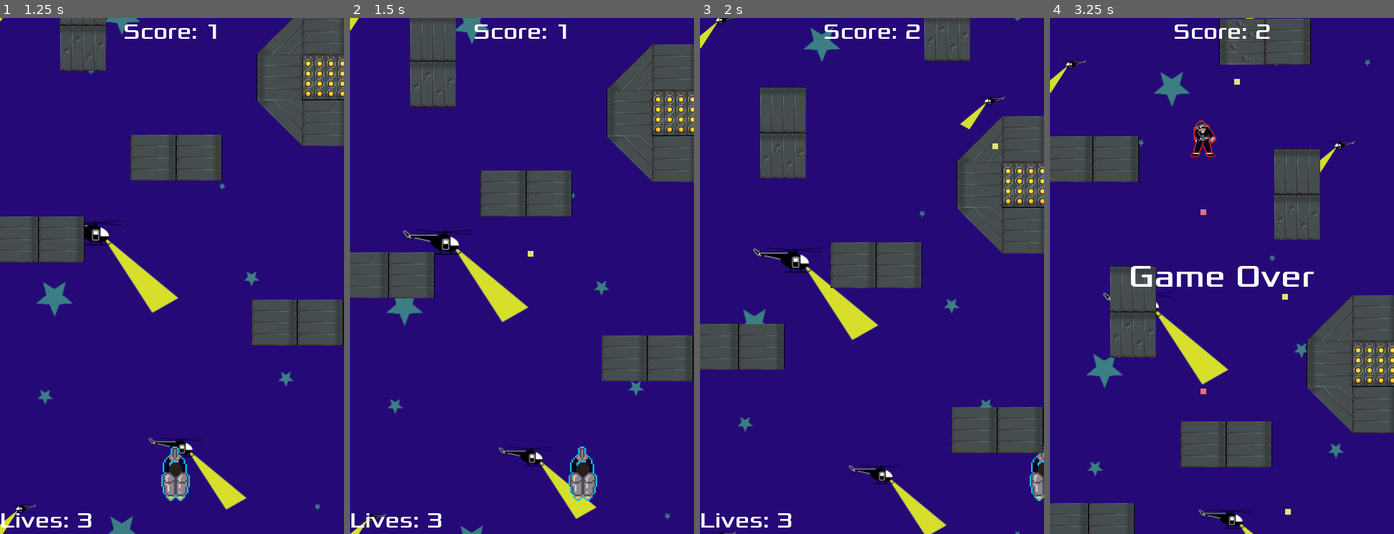
Above: before the commit, frames 1-4 (left to right).
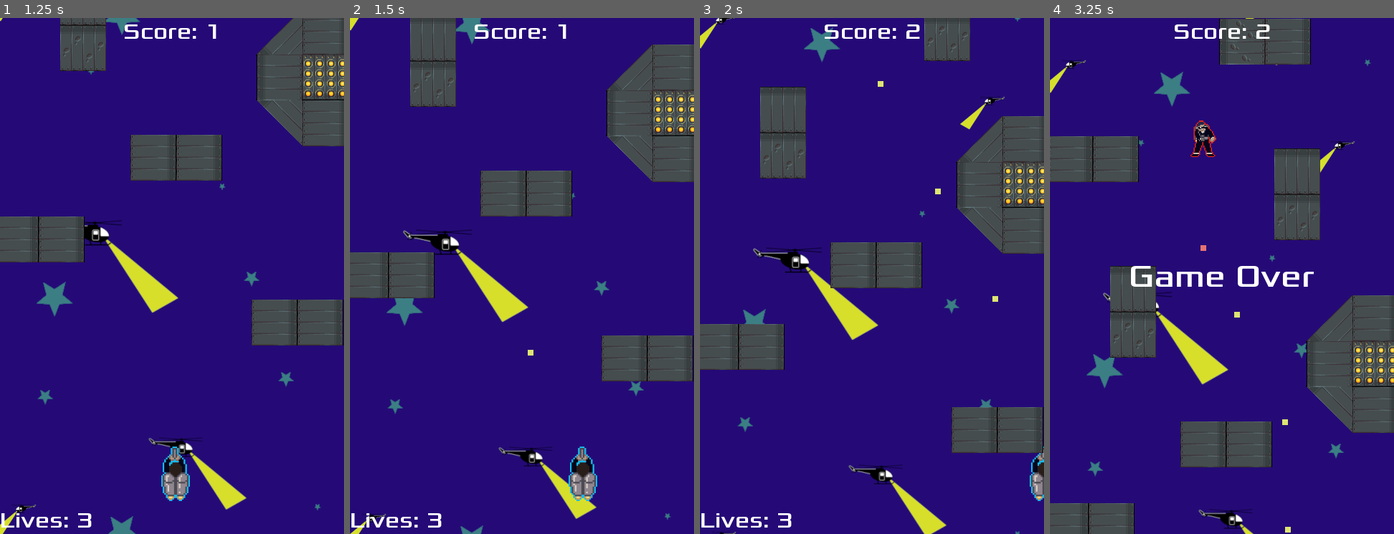
Above: after the commit, the same moments.

Repository: Harrison-Winters/Jet-Pack-Escape
Game: Godot game, scene res://Stage1.tscn
Same seed, same stepped clock (60 frames per second), same inputs: the game is played once before the commit and once after it. Sound files missing from this copy of the repository are replaced by a short silence.
Inputs:
- Up to frame 1 (1.25 s): click "START" at 0.5 s
- Up to frame 2 (1.5 s): hold Right (ui_right) from 1.28 s (still down); hold Z (shoot) from 1.28 s (still down)
- Up to frame 3 (2 s): keep holding Right (ui_right); keep holding Z (shoot)
- Up to frame 4 (3.25 s): release Right (ui_right) at 2.03 s; release Z (shoot) at 2.03 s; hold Down (ui_down) 2.03-2.78 s; tap Z (shoot) at 2.1 s; hold Right (ui_right) from 2.78 s (still down); hold Z (shoot) from 2.78 s (still down)

Frame 1 is identical in both runs. In frame 2, less than 0.1% of the frame differs, in the area x 51-54%, y 45-66%; in frame 3, less than 0.1%; in frame 4, 0.2%, in the area x 43-70%, y 11-100%.

Commit message:
pushing backup

Diff:
--- a/Jetpack Escape/FallingWall.tscn
+++ b/Jetpack Escape/FallingWall.tscn
@@ -19,4 +19,5 @@
 
 [node name="Support1d" type="Sprite" parent="StaticBody2D"]
 position = Vector2( 33, 33 )
+z_index = 2
 texture = ExtResource( 3 )
--- a/Jetpack Escape/Part1.tscn
+++ b/Jetpack Escape/Part1.tscn
@@ -459,13 +459,11 @@
 [node name="enemy" parent="." groups=["enemies"] instance=ExtResource( 11 )]
 position = Vector2( 492, -1708 )
 
-
 [node name="enemy_radial" parent="." groups=["enemies"] instance=ExtResource( 13 )]
 position = Vector2( 543, -10429 )
 collision_layer = 1
 collision_mask = 1
 
-
 [node name="enemy3" parent="." groups=["enemies"] instance=ExtResource( 11 )]
 position = Vector2( 514, -182 )
 
@@ -475,7 +473,6 @@
 [node name="enemy_radial2" parent="." groups=["enemies"] instance=ExtResource( 13 )]
 position = Vector2( 581, -2692 )
 
-
 [node name="enemy4" parent="." groups=["enemies"] instance=ExtResource( 11 )]
 position = Vector2( 543, -10293 )
 
@@ -489,7 +486,7 @@
 position = Vector2( 697, -6323 )
 
 [node name="enemy5" parent="." groups=["enemies"] instance=ExtResource( 11 )]
-position = Vector2( 478, -6477 )
+position = Vector2( 473, -6562 )
 
 [node name="enemy_radial6" parent="." groups=["enemies"] instance=ExtResource( 13 )]
 position = Vector2( 356, -7109 )
@@ -506,5 +503,4 @@
 [node name="enemy_radial" parent="." groups=["enemies"] instance=ExtResource( 13 )]
 position = Vector2( 356, -9570 )
 
-
 [connection signal="win" from="WinArea" to="." method="_on_WinArea_win"]
--- a/Jetpack Escape/Player.tscn
+++ b/Jetpack Escape/Player.tscn
@@ -1,9 +1,10 @@
-[gd_scene load_steps=6 format=2]
+[gd_scene load_steps=7 format=2]
 
 [ext_resource path="res://PlayerCollisionObject.gd" type="Script" id=1]
 [ext_resource path="res://art/player1.png" type="Texture" id=2]
 [ext_resource path="res://Shield.png" type="Texture" id=3]
-[ext_resource path="res://sound/shot_short.mp3" type="AudioStream" id=4]
+[ext_resource path="res://sound/190707__soundslikewillem__laser-gun-short.wav" type="AudioStream" id=4]
+[ext_resource path="res://sound/448226__inspectorj__explosion-8-bit-01.wav" type="AudioStream" id=5]
 
 [sub_resource type="CircleShape2D" id=1]
 radius = 21.0
@@ -42,6 +43,11 @@
 stream = ExtResource( 4 )
 volume_db = -15.0
 
+[node name="DamageSound" type="AudioStreamPlayer" parent="."]
+stream = ExtResource( 5 )
+volume_db = -15.0
+
 [connection signal="timeout" from="InvincibilityTimer" to="." method="_on_InvincibilityTimer_timeout"]
 [connection signal="timeout" from="PlayerShotTimer" to="." method="_on_PlayerShotTimer_timeout"]
 [connection signal="finished" from="ShotSound" to="." method="_on_ShotSound_finished"]
+[connection signal="finished" from="DamageSound" to="." method="_on_DeathSound_finished"]
--- a/Jetpack Escape/PlayerCollisionObject.gd
+++ b/Jetpack Escape/PlayerCollisionObject.gd
@@ -6,7 +6,7 @@
 onready var shieldSpirite := $Shield
 onready var shieldDelayTimer := $ShieldDelayTimer
 
-export var damageInvincibilityTimer := 2.0
+export var damageInvincibilityTimer := .5
 export var life: int = 3
 
 export var shieldDelay: float = 3.0
@@ -50,14 +50,23 @@
 
 
 func damage(amount: int):
+	$DamageSound.play()
 	if !invincibilityTimer.is_stopped():
+		var resource = load("res://player_bullet.tscn")
+		var bullet = resource.instance()
+		owner.add_child(bullet)
+		bullet.transform = $PlayerShootPosition.global_transform
+		position.x = clamp(position.x, 0, screen_size.x)
+		position.y = clamp(position.y, 0, screen_size.y + 100)
 		return
 	life -= amount
 	Signals.emit_signal("on_player_life_changed", life)
 	print("Player Life = %s" % life)
 	if life <= 0:
+		life = 0
 		print("Player died")
-		queue_free()
+		$".".hide()
+		#queue_free()
 
 
 func _process(delta):
@@ -90,3 +99,8 @@
 #	isNux = !isNux
 #	set_collision_mask_bit(1, !isNux)
 #	set_collision_layer_bit(1, !isNux)
+
+
+
+func _on_DamageSound_finished():
+	$DamageSound.stop()
--- a/Jetpack Escape/Stage1.gd
+++ b/Jetpack Escape/Stage1.gd
@@ -12,6 +12,7 @@
 	$HUD.update_lives(lives)
 	$HUD.update_score(score)
 #	get_tree().call_group("ObstacleGroup", "update_velocity")
+	$BGM.play()
 	$Part1._on_start_click_blocks_move();
 
 
@@ -46,6 +47,7 @@
 
 #	$HUD/StartButton.show()
 #	var y = yield($HUD, "restart_game")
+	$BGM.play()
 	$Part1._on_start_click_blocks_move();
 #func initial_game():
 #	var y = yield($HUD, "start_game")
@@ -59,4 +61,5 @@
 
 
 func _on_HUD_stop_score():
+	$BGM.stop()
 	$ScoreTimer.stop()
--- a/Jetpack Escape/Stage1.tscn
+++ b/Jetpack Escape/Stage1.tscn
@@ -1,6 +1,4 @@
-
-[gd_scene load_steps=12 format=2]
-
+[gd_scene load_steps=9 format=2]
 
 [ext_resource path="res://Player.tscn" type="PackedScene" id=1]
 [ext_resource path="res://DeathZone.tscn" type="PackedScene" id=3]
@@ -19,10 +17,8 @@
 
 [node name="PlayerCollisionObject" parent="." instance=ExtResource( 1 )]
 position = Vector2( 245, 636 )
-
-collision_layer = 3
-collision_mask = 3
-
+collision_layer = 11
+collision_mask = 11
 
 [node name="WallContainer" type="Node2D" parent="."]
 position = Vector2( -11, -3 )
@@ -57,6 +53,7 @@
 
 [node name="BGM" type="AudioStreamPlayer" parent="."]
 stream = ExtResource( 9 )
+volume_db = -15.0
 
 [connection signal="nux" from="HUD" to="PlayerCollisionObject" method="_on_HUD_nux"]
 [connection signal="restart_game" from="HUD" to="." method="_on_HUD_restart_game"]
--- a/Jetpack Escape/bullet.gd
+++ b/Jetpack Escape/bullet.gd
@@ -16,7 +16,7 @@
 # Called every frame. 'delta' is the elapsed time since the previous frame.
 func _physics_process(delta):
 	var velocity = Vector2.UP.rotated(angle) * speed
-	position += velocity * delta * 2
+	position += velocity * delta
 
 	if position.y < 0:
 		queue_free()
--- a/Jetpack Escape/enemy.gd
+++ b/Jetpack Escape/enemy.gd
@@ -2,7 +2,7 @@
 class_name Enemy
 
 
-var life = 4
+var life = 2
 var velocity = Vector2.ZERO
 
 
@@ -19,6 +19,7 @@
 	pass
 
 func damage(amount: int):
+	$DamageSound.play()
 	life -= amount
 	Signals.emit_signal("on_enemy_life_changed", life)
 	#print("Enemy Life = %s" % life)
@@ -46,3 +47,7 @@
 
 func _on_enemy_body_bullet_entered(body):
 	pass # Replace with function body.
+
+
+func _on_DamageSound_finished():
+	$DamageSound.stop()
--- a/Jetpack Escape/enemy.tscn
+++ b/Jetpack Escape/enemy.tscn
@@ -1,13 +1,20 @@
-[gd_scene load_steps=5 format=2]
+[gd_scene load_steps=7 format=2]
 
 [ext_resource path="res://art/enemy1.png" type="Texture" id=1]
 [ext_resource path="res://enemy.gd" type="Script" id=2]
+[ext_resource path="res://art/enemy2.png" type="Texture" id=3]
+[ext_resource path="res://sound/448226__inspectorj__explosion-8-bit-01.wav" type="AudioStream" id=4]
 
 [sub_resource type="SpriteFrames" id=1]
 animations = [ {
 "frames": [ ExtResource( 1 ) ],
 "loop": true,
 "name": "default",
+"speed": 5.0
+}, {
+"frames": [ ExtResource( 3 ) ],
+"loop": true,
+"name": "radial",
 "speed": 5.0
 } ]
 
@@ -30,10 +37,16 @@
 shape = SubResource( 2 )
 
 [node name="ShotTimer" type="Timer" parent="."]
+wait_time = 1.25
 autostart = true
 
 [node name="EnemyShootPosition" type="Position2D" parent="."]
 position = Vector2( 0, 39 )
 
+[node name="DamageSound" type="AudioStreamPlayer" parent="."]
+stream = ExtResource( 4 )
+volume_db = -15.0
+
 [connection signal="body_entered" from="." to="." method="_on_enemy_body_bullet_entered"]
 [connection signal="timeout" from="ShotTimer" to="." method="_on_ShotTimer_timeout"]
+[connection signal="finished" from="DamageSound" to="." method="_on_DamageSound_finished"]
--- a/Jetpack Escape/enemy_radial.tscn
+++ b/Jetpack Escape/enemy_radial.tscn
@@ -4,7 +4,6 @@
 [ext_resource path="res://enemy_radial.gd" type="Script" id=2]
 
 [node name="enemy_radial" instance=ExtResource( 1 )]
-mode = 1
 script = ExtResource( 2 )
 
 [node name="AnimatedSprite" parent="." index="0"]
Not shown, added: Jetpack Escape/.mono/metadata/ide_messaging_meta.txt
Not shown, added: Jetpack Escape/sound/190707__soundslikewillem__laser-gun-short.wav.import
Not shown, added: Jetpack Escape/sound/190707__soundslikewillem__laser-gun.wav.import
Not shown, added: Jetpack Escape/sound/448226__inspectorj__explosion-8-bit-01.wav.import
Not shown, added: Jetpack Escape/sound/190707__soundslikewillem__laser-gun-short.wav
Not shown, added: Jetpack Escape/sound/190707__soundslikewillem__laser-gun.wav
Not shown, added: Jetpack Escape/sound/448226__inspectorj__explosion-8-bit-01.wav
